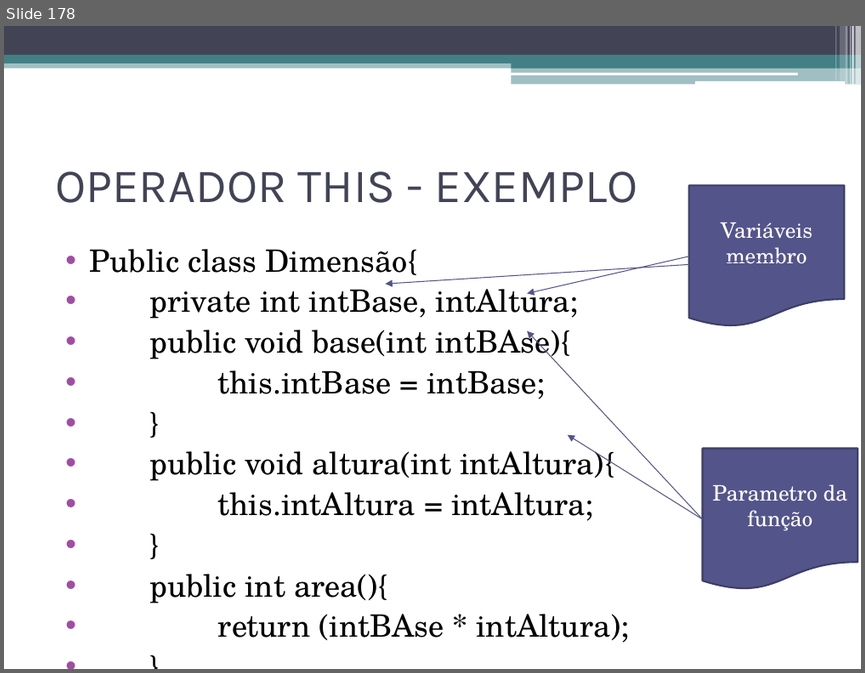
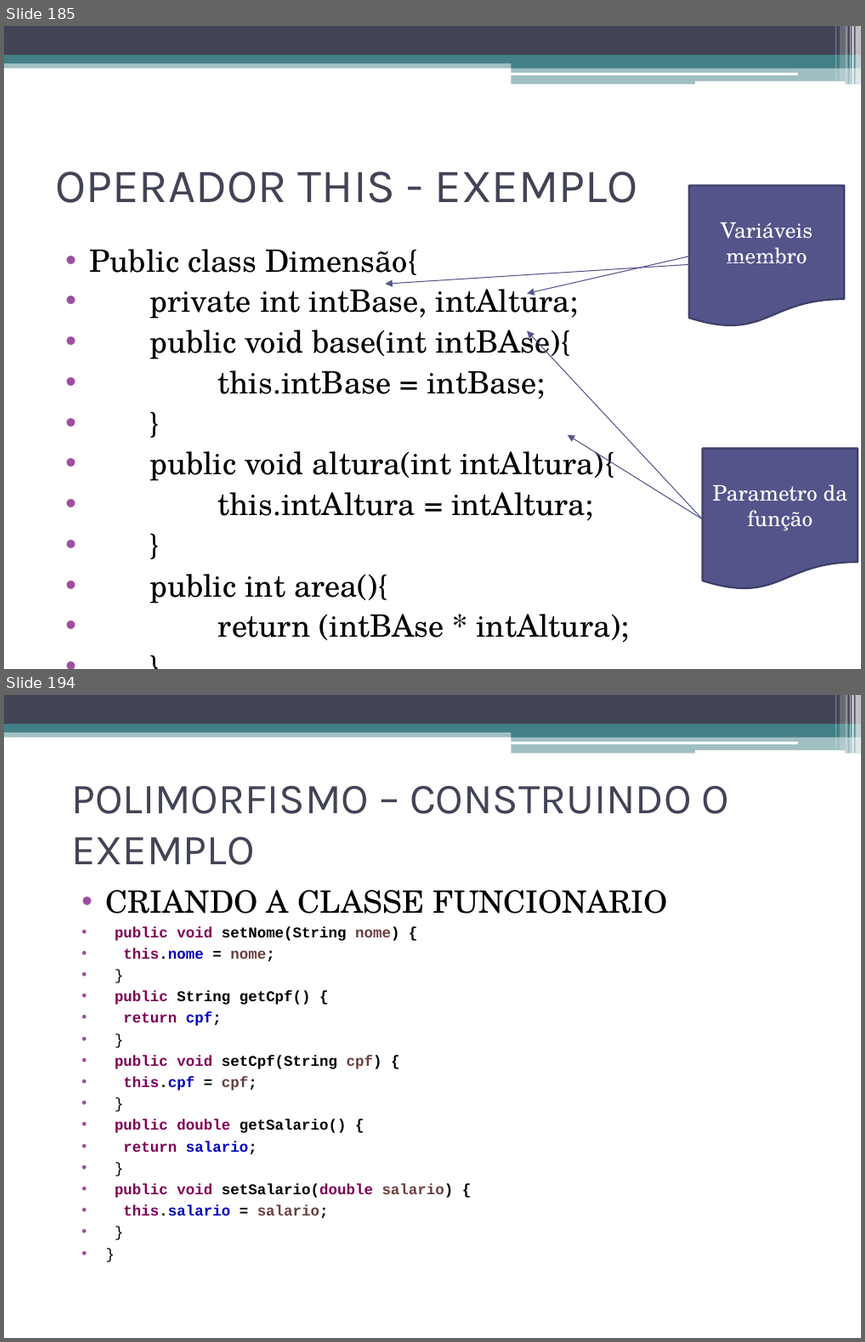
Before and after one commit to adilsonlopesoracle/ProgramacaoOrientadaaObjetos_Olinda, a slide deck: FundamentosOrientObjetos.pptx. Shown one above the other, each under a label of ours: slide 178 before the commit, slides 185 and 194 after it; the slides between them are not shown. The pictures are 865x673 and 865x1342 pixels, drawn with LibreOffice and Linux fonts; fonts in the diff are those of the drawing. Boxes give left, top, right and bottom in pixels: in the first picture for what was removed or moved away, otherwise in the second. Text is boxed around its words. In the diff, an @@ line names an element or a change of style, - is before the commit and + after.

```diff
--- a/FundamentosOrientObjetos.pptx
+++ b/FundamentosOrientObjetos.pptx
@@ slide 194 added at (x1=4, y1=695, x2=861, y2=1338), background #FFFFFF; not listed: 13 template elements that a slide beside it also shows @@
@@ title added at (x1=71, y1=786, x2=729, y2=865), 36 pt, text #424456 @@
+POLIMORFISMO – CONSTRUINDO O EXEMPLO
@@ text added at (x1=106, y1=890, x2=668, y2=1218), 12.5 pt, text #000000, bold @@
+• CRIANDO A CLASSE FUNCIONARIO
+• public void setNome(String nome) {
+• this.nome = nome;
+• }
+• public String getCpf() {
+• return cpf;
+• }
+• public void setCpf(String cpf) {
+• this.cpf = cpf;
+• }
+• public double getSalario() {
+• return salario;
+• }
+• public void setSalario(double salario) {
+• this.salario = salario;
+• }
+• }
@@ what was slide 178 is now slide 185 @@
```
Also in this commit, not shown: 2 slides changed, 45 other slides added.
